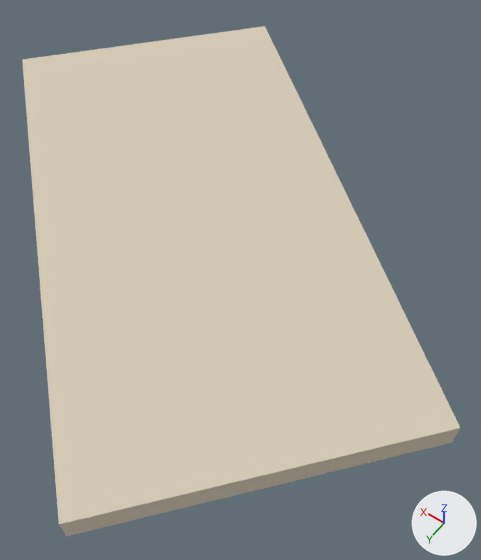
Before and after pictures for a commit that changed the glTF model data/gb/uk-lite/tiles/10-1004-822.glb.
Before and after are seen from a 50 mm camera at (-5852.0, 4426.0, 267.0) aimed at (-5689.0, 4199.0, -90.0). Arrows for +X, +Y and +Z are at lower right; the lights stay in place. The older version comes first.
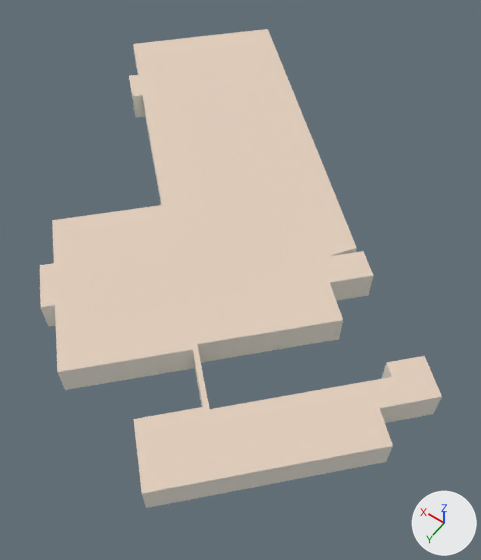
Boxes (x1, y1, x2, y2) around the edits, measured in the pictures (481 x 560 px):
'Mesh_0', reshaped, moved, rescaled, turned
    before: (22, 26, 460, 536)
    after: (40, 29, 442, 508)

Edits to the bpy script that builds the scene:
```text
Add mat_named_buildings:
    mat_named_buildings = bpy.data.materials.new('named buildings')
    mat_named_buildings.use_nodes = True; mat_named_buildings.node_tree.nodes.clear()
    _N = mat_named_buildings.node_tree.nodes; _L = mat_named_buildings.node_tree.links
    n0 = _N.new('ShaderNodeBsdfPrincipled'); n0.name = 'Principled BSDF'
    n0.inputs[2].default_value = 1.0  # 'Roughness'
    n1 = _N.new('ShaderNodeOutputMaterial'); n1.name = 'Material Output'
    n2 = _N.new('ShaderNodeVertexColor'); n2.name = 'Color Attribute'
    _L.new(n0.outputs[0], n1.inputs[0])  # 'BSDF' to 'Surface'
    _L.new(n2.outputs[0], n0.inputs[0])  # 'Color' to 'Base Color'
Change me_mesh_0:
    used by ob_mesh_0; parent = ob_node_0; location = (-5642.0, 4189.0, -69.94); rotation_euler = (0.0, 0.0, 2.433), in degrees (0, 0, 139); scale = (386.0, 205.0, 18.0)
    remove me_mesh_0.from_pydata(...)  # 8 vertices, 10 faces; spans x -0.5..0.5, y -0.5..0.5, z 0.0..1.0
    remove me_mesh_0.materials.append(mat_boxes)  # pale yellow #d7ccb7
    add me_mesh_0.from_pydata(...)  # 62 vertices, 91 faces; spans x -31131.0..31131.0, y -32767.0..32767.0, z -1839.0..1839.0
    me_mesh_0 part 1: the whole mesh is rebuilt
    add me_mesh_0.materials.append(mat_named_buildings)
Change ob_mesh_0:
    ob_mesh_0.rotation_euler: (0.0, 0.0, 2.433) -> (0.0, 0.0, 0.0)  # degrees (0, 0, 139) -> degrees (0, 0, 0)
    ob_mesh_0.location: (-5642.0, 4189.0, -69.94) -> (-5664.0, 4173.0, -62.45)
    ob_mesh_0.scale: (386.0, 205.0, 18.0) -> (0.00566, 0.00566, 0.00566)
```
